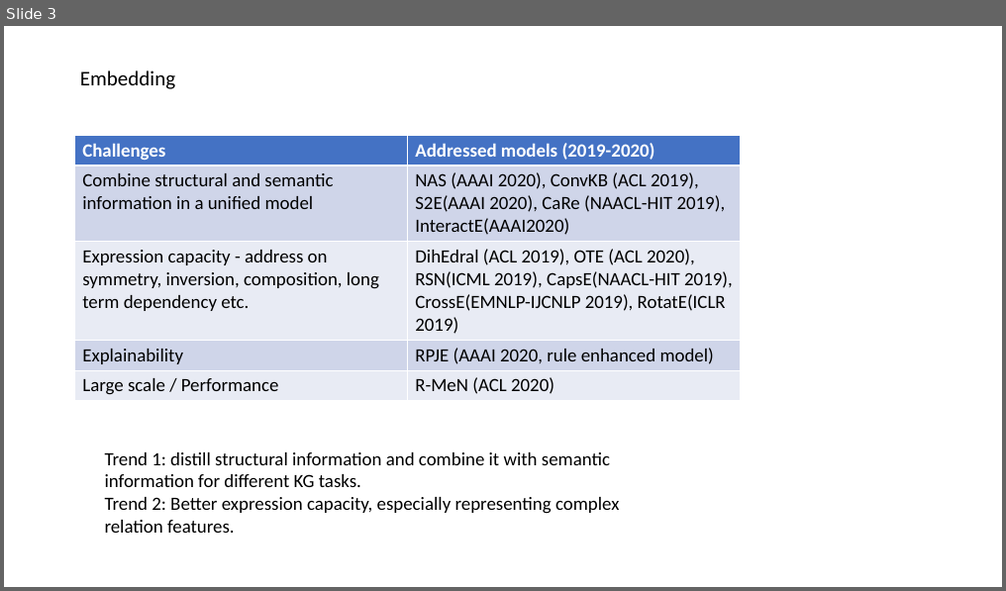
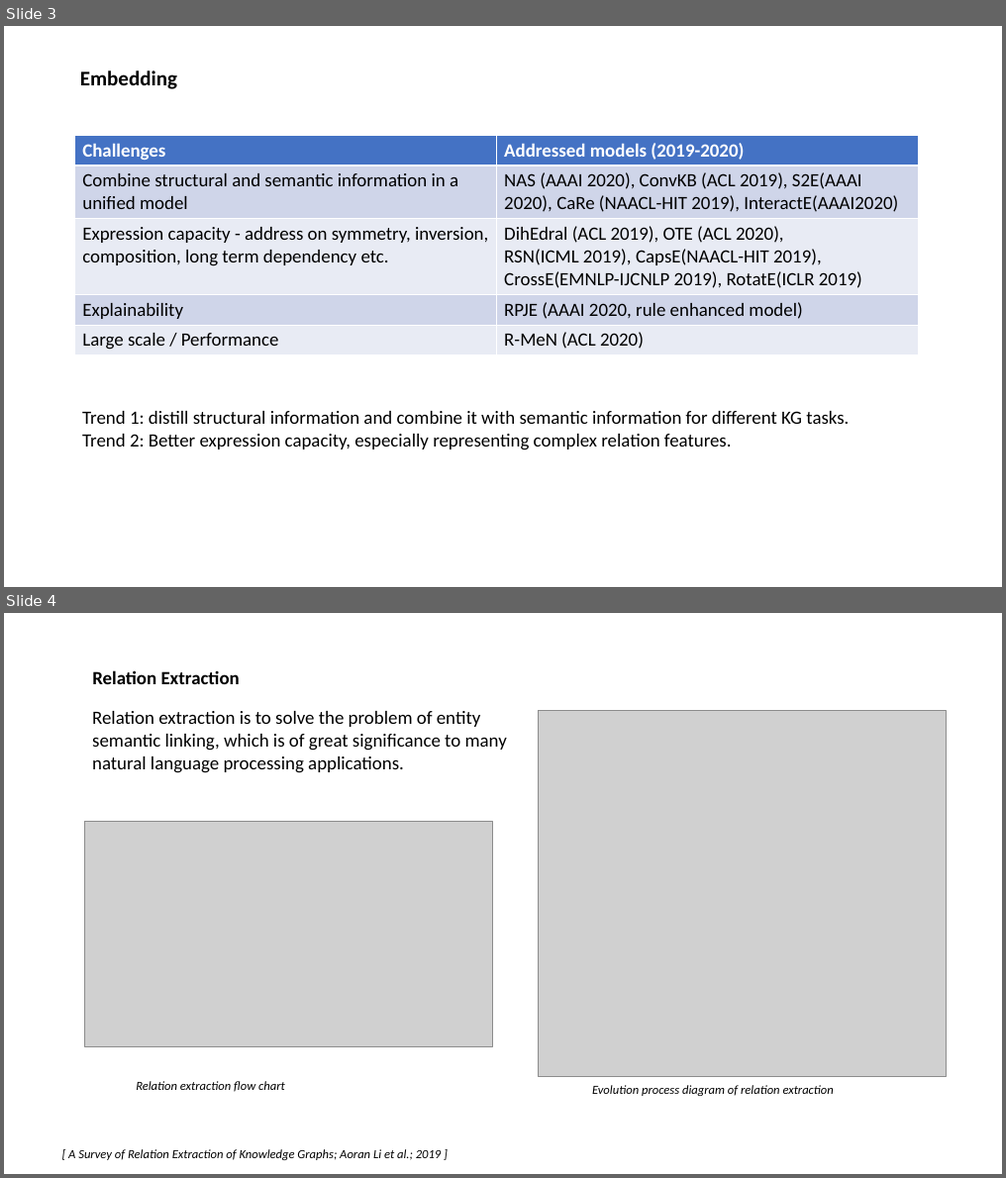
Before and after one commit to sylviawangfr/KGpaper, a slide deck: Presentation2.pptx. Shown one above the other, each under a label of ours: slide 3 before the commit, slides 3 and 4 after it. The pictures are 1006x591 and 1006x1178 pixels, drawn with LibreOffice and Linux fonts; fonts in the diff are those of the drawing; grey boxes stand for pictures. Boxes give left, top, right and bottom in pixels: in the first picture for what was removed or moved away, otherwise in the second. Text is boxed around its words. In the diff, an @@ line names an element or a change of style, - is before the commit and + after.

```diff
--- a/Presentation2.pptx
+++ b/Presentation2.pptx
@@ slide 4 added at (4, 613, 1002, 1174), background #FFFFFF @@
@@ title added at (92, 670, 240, 684), 18 pt, text #000000, bold @@
+Relation Extraction
@@ text added at (92, 711, 507, 773), 18 pt, text #000000 @@
+Relation extraction is to solve the problem of entity semantic linking, which is of great significance to many natural language processing applications.
@@ picture added at (539, 711, 945, 1077) @@
@@ picture added at (85, 822, 492, 1048) @@
@@ text added at (136, 1081, 285, 1092), 12 pt, text #000000, italic @@
+Relation extraction flow chart
@@ text added at (592, 1085, 834, 1096), 12 pt, text #000000, italic @@
+Evolution process diagram of relation extraction
@@ text added at (68, 1150, 442, 1160), 12 pt, text #000000, italic @@
+[ A Survey of Relation Extraction of Knowledge Graphs; Aoran Li et al.; 2019 ]
@@ slide 3 changed as well @@
@@ title "Embedding" at (80, 71, 177, 89): bold on @@
@@ table: place and size @@
-table at (75, 135, 740, 399)
+table at (75, 135, 918, 354)
@@ text "Trend 1: distill structural information ..." rewrapped from (105, 453, 619, 533) to (82, 411, 848, 451) @@
```
Also in this commit, not shown: 3 other slides changed, 1 other slide added, 1 slide removed, 1 other file.
